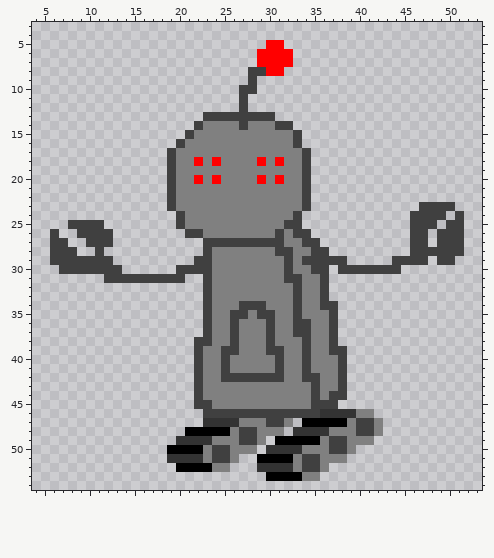
One commit to this pixel-art sprite: assets/SmallRobot2.png. Above is the file before it was changed.
The file is 64x64 pixels. Shown: x 4..53, y 3..54.
After:
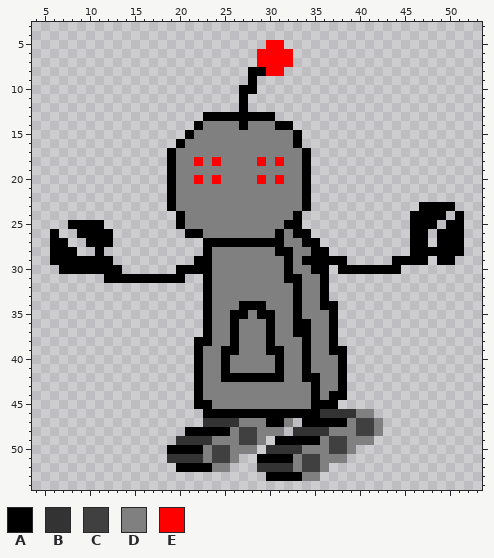
Palette (. is transparent): A #000000  B #333333  C #404040  D #808080  E #ff0000
Change:
Changed rows in their new state; - is an unchanged pixel.
first column x 6:
 8 ----------------------AA----------------------
 9 ----------------------A-----------------------
10 ---------------------AA-----------------------
11 ---------------------A------------------------
12 ---------------------A------------------------
13 -----------------AAAAAAAA---------------------
14 ----------------A----A---AA-------------------
15 ---------------A-----------A------------------
16 --------------A------------A------------------
17 -------------A--------------A-----------------
18 -------------A--------------A-----------------
19 -------------A--------------A-----------------
20 -------------A--------------A-----------------
21 -------------A--------------A-----------------
22 -------------A--------------A-----------------
23 -------------A--------------A------------AAAA-
24 --------------A------------A------------AAAA-A
25 --AAAA--------A-----------AA------------AAA-AA
26 A--AAAA--------AA--------A-AA-----------AA-AAA
27 AA--AAA----------AAAAAAAAA--AA----------AA-AAA
28 AAA--A-----------A-------AA--AA---------AAAAAA
29 AAAAAAA---------AA--------A-AAAAA-----AAAA-AA-
30 -AAAAAAA------AAAA--------A--AA-AAAAAAA-------
31 ------AAAAAAAAA--A--------AA--A---------------
32 -----------------A---------A--A---------------
33 -----------------A---------A--A---------------
34 -----------------A---AAA---A--AA--------------
35 -----------------A--AA-AA--A---A--------------
36 -----------------A--A---A--AA--A--------------
37 -----------------A--A---A--AA--A--------------
38 ----------------AA--A---A---A--A--------------
39 ----------------A--AA---AA--A--AA-------------
40 ----------------A--A-----A--A---A-------------
41 ----------------A--A-----A--A---A-------------
42 ----------------A--AAAAAAA--AA--A-------------
43 ----------------A------------A--A-------------
44 ----------------A------------A-AA-------------
45 ----------------AA-----------AAA--------------
46 -----------------AAAAAAAAAAAAA----------------
47 ------------------------AA--------------------
